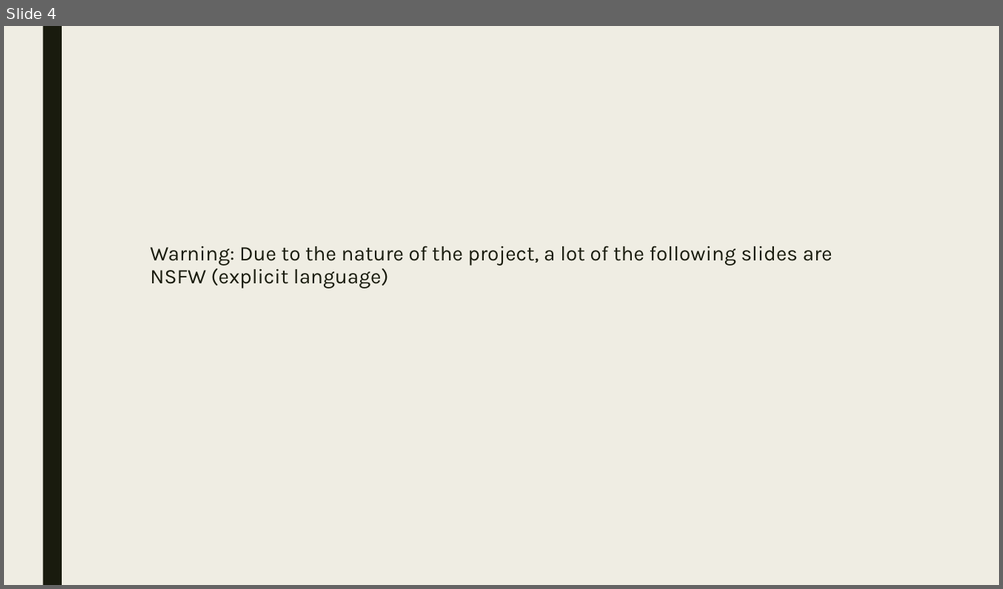
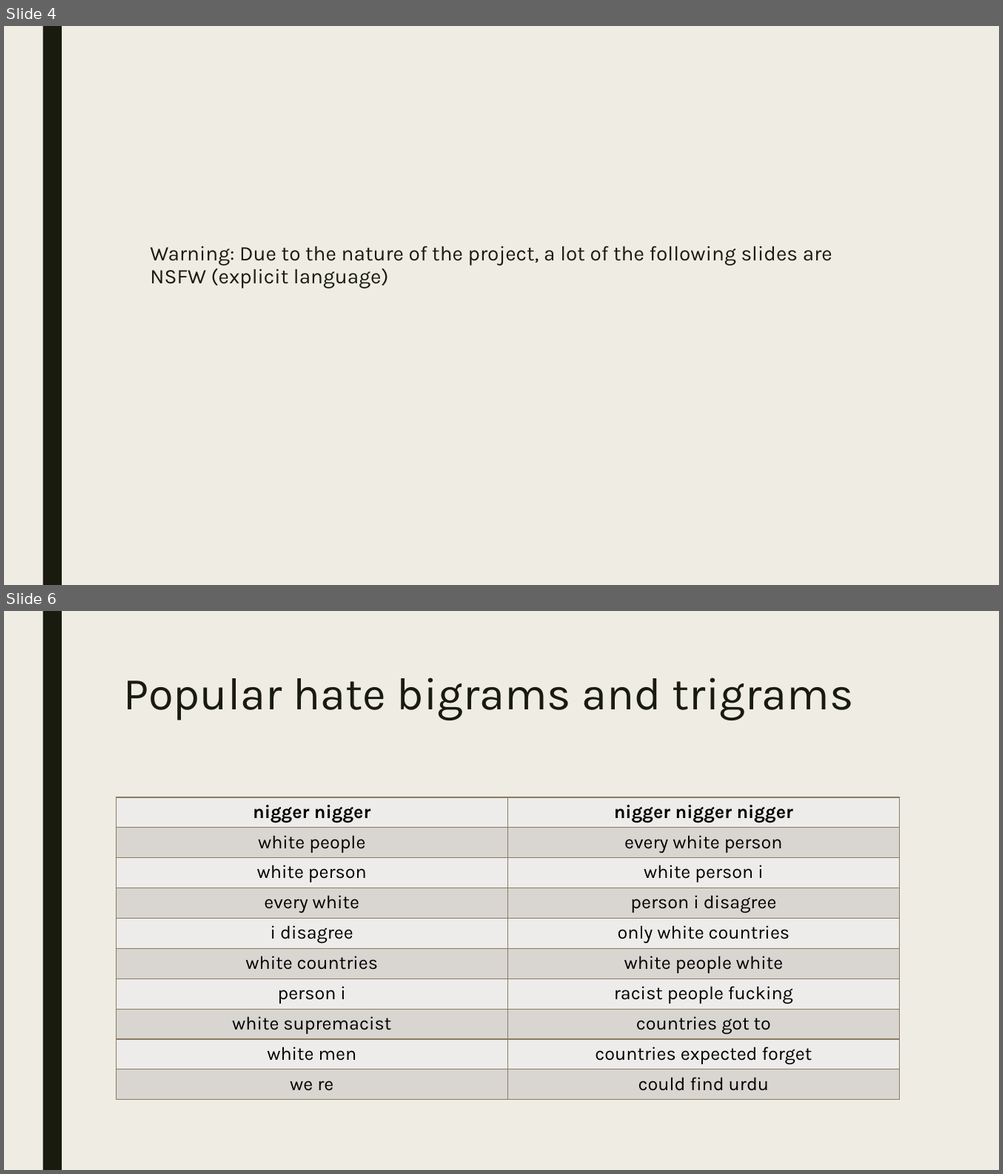
Before and after one commit to dheerajpreddy/GAB-Analysis, a slide deck: documentation/project_update.pptx. Shown one above the other, each under a label of ours: slide 4 before the commit, slides 4 and 6 after it; the slides between them are not shown. The pictures are 1003x589 and 1003x1174 pixels, drawn with LibreOffice and Linux fonts; fonts in the diff are those of the drawing. Boxes give left, top, right and bottom in pixels: in the first picture for what was removed or moved away, otherwise in the second. Text is boxed around its words. In the diff, an @@ line names an element or a change of style, - is before the commit and + after.

```diff
--- a/documentation/project_update.pptx
+++ b/documentation/project_update.pptx
@@ slide 6 added at (4,611,999,1170), background #EFEDE3; not listed: 1 template element that a slide beside it also shows @@
@@ title added at (123,678,854,721), 44 pt, text #191B0E @@
+Popular hate bigrams and trigrams
@@ table added at (116,797,899,1100), 10 rows, 2 columns @@
+nigger nigger | nigger nigger nigger
+white people | every white person
+white person | white person i
+every white | person i disagree
+i disagree | only white countries
+white countries | white people white
+person i | racist people fucking
+white supremacist | countries got to
+white men | countries expected forget
+we re | could find urdu
```
Also in this commit, not shown: 1 slide changed, 4 other files.
